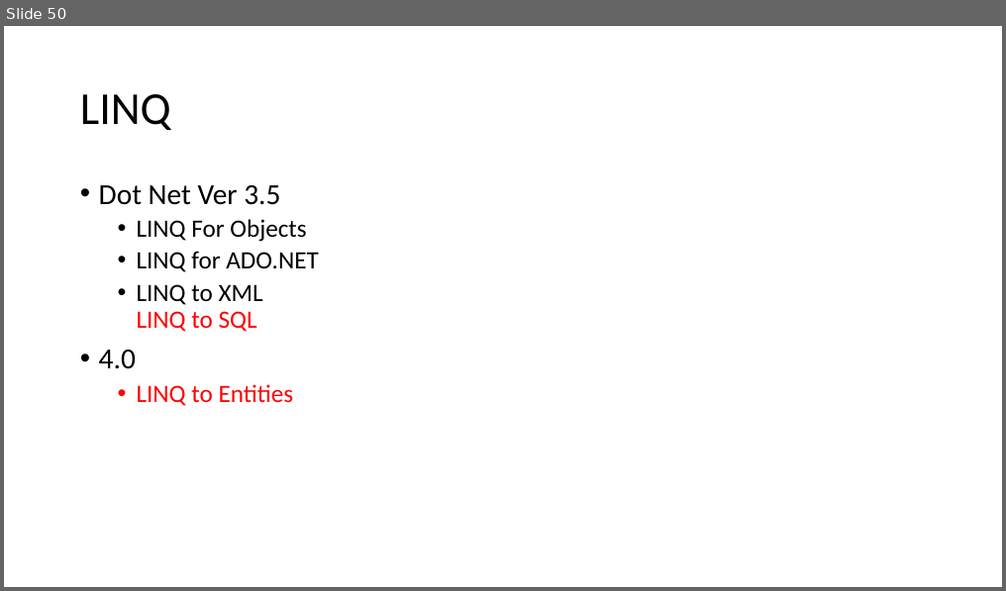
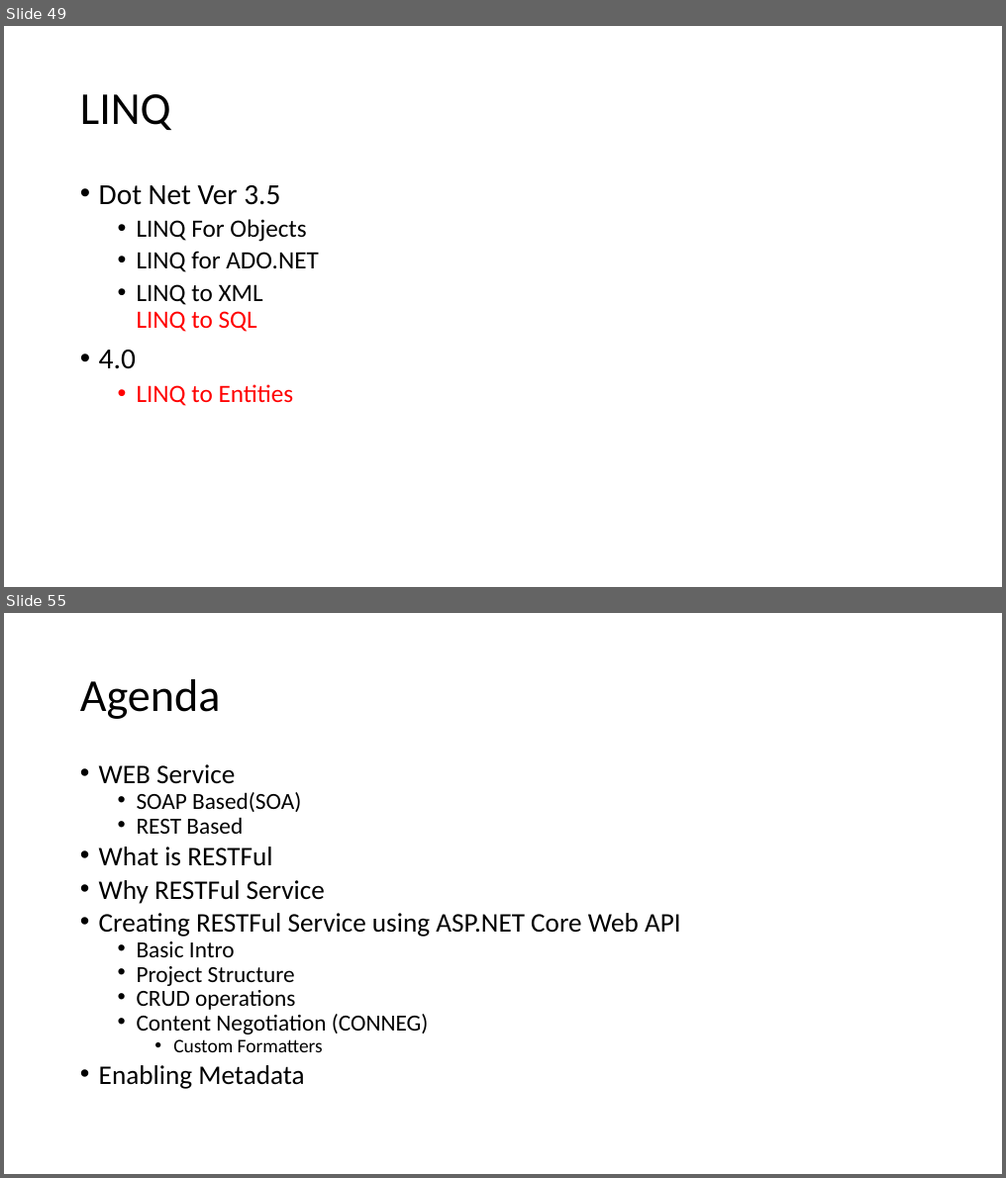
Before and after one commit to elangrg/KDL_27Jun2023, a slide deck: KDL_Con_CSharp_Intro27Jun2023/Content/KynDryl_27Jun_23ClassFlow.pptx. Shown one above the other, each under a label of ours: slide 50 before the commit, slides 49 and 55 after it; the slides between them are not shown. The pictures are 1006x591 and 1006x1178 pixels, drawn with LibreOffice and Linux fonts; fonts in the diff are those of the drawing. Boxes give left, top, right and bottom in pixels: in the first picture for what was removed or moved away, otherwise in the second. Text is boxed around its words. In the diff, an @@ line names an element or a change of style, - is before the commit and + after.

```diff
--- a/KDL_Con_CSharp_Intro27Jun2023/Content/KynDryl_27Jun_23ClassFlow.pptx
+++ b/KDL_Con_CSharp_Intro27Jun2023/Content/KynDryl_27Jun_23ClassFlow.pptx
@@ slide 55 added at [4, 613, 1002, 1174], background #FFFFFF @@
@@ title added at [80, 679, 221, 719], 44 pt, text #000000 @@
+Agenda
@@ text added at [99, 764, 681, 1089], 25.9 pt, text #000000 @@
+• WEB Service
+  • SOAP Based(SOA)
+  • REST Based
+• What is RESTFul
+• Why RESTFul Service
+• Creating RESTFul Service using ASP.NET Core Web API
+  • Basic Intro
+  • Project Structure
+  • CRUD operations
+  • Content Negotiation (CONNEG)
+    • Custom Formatters
+• Enabling Metadata
@@ what was slide 50 is now slide 49 @@
```
Also in this commit, not shown: 28 other slides added.
